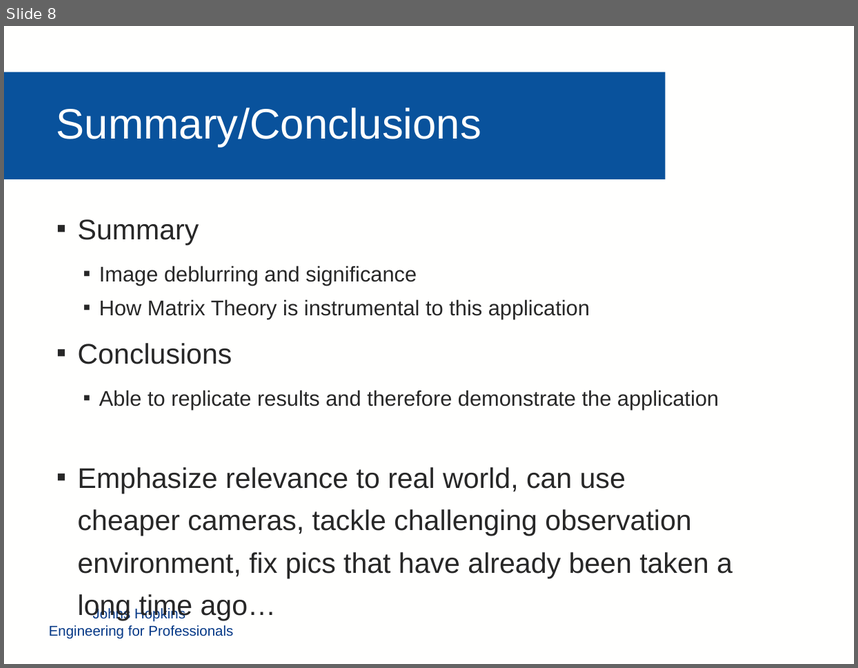
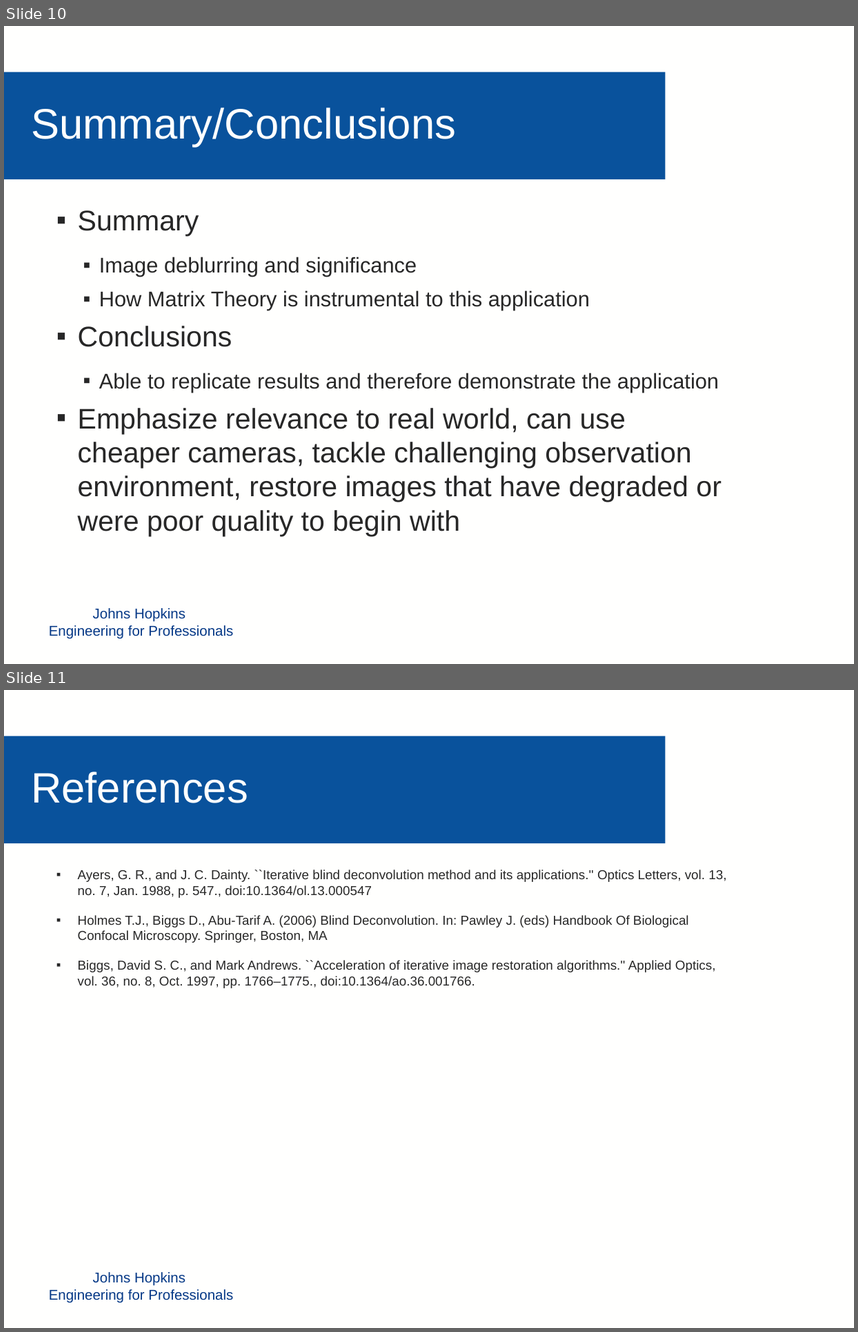
Before and after one commit to mollyn/matrixTheoryProject, a slide deck: Presentation/Diederich_Grassi_Nichols_PPT.pptx. Shown one above the other, each under a label of ours: slide 8 before the commit, slides 10 and 11 after it. The pictures are 858x668 and 858x1332 pixels, drawn with LibreOffice and Linux fonts; fonts in the diff are those of the drawing; background and template pictures are left out. Boxes give left, top, right and bottom in pixels: in the first picture for what was removed or moved away, otherwise in the second. Text is boxed around its words. In the diff, an @@ line names an element or a change of style, - is before the commit and + after.

```diff
--- a/Presentation/Diederich_Grassi_Nichols_PPT.pptx
+++ b/Presentation/Diederich_Grassi_Nichols_PPT.pptx
@@ slide 11 added at (4,690,854,1328), background #FFFFFE; not listed: 2 template elements that a slide beside it also shows @@
@@ text added at (31,771,248,803), 36 pt, text #FFFFFE @@
+References
@@ text added at (78,869,726,988), 11 pt, text #272727 @@
+▪ Ayers, G. R., and J. C. Dainty. ``Iterative blind deconvolution method and its applications.'' Optics Letters, vol. 13, no. 7, Jan. 1988, p. 547., doi:10.1364/ol.13.000547
+▪ Holmes T.J., Biggs D., Abu-Tarif A. (2006) Blind Deconvolution. In: Pawley J. (eds) Handbook Of Biological Confocal Microscopy. Springer, Boston, MA
+▪ Biggs, David S. C., and Mark Andrews. ``Acceleration of iterative image restoration algorithms.'' Applied Optics, vol. 36, no. 8, Oct. 1997, pp. 1766–1775., doi:10.1364/ao.36.001766.
@@ what was slide 8 is now slide 10 @@
@@ slide 10 changed as well @@
@@ text "Summary/Conclusions": place and size @@
-text "Summary/Conclusions" at (56,107,481,147)
+text "Summary/Conclusions" at (31,107,456,147)
@@ text at (78,210,232,347): line spacing 36pt to 1 @@
@@ text at (78,408,722,536): text changed @@
-▪ Emphasize relevance to real world, can use cheaper cameras, tackle challenging observation environment, fix pics that have already been taken a long time ago…
+▪ Emphasize relevance to real world, can use cheaper cameras, tackle challenging observation environment, restore images that have degraded or were poor quality to begin with
```
Also in this commit, not shown: 5 other slides changed, 4 other slides added, 4 slides removed, 3 other files.
